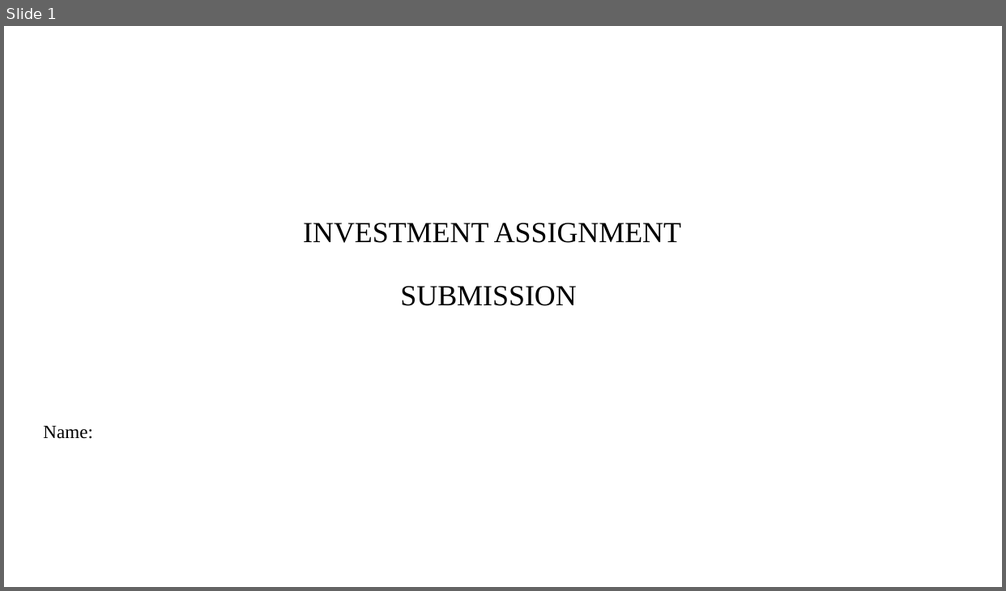
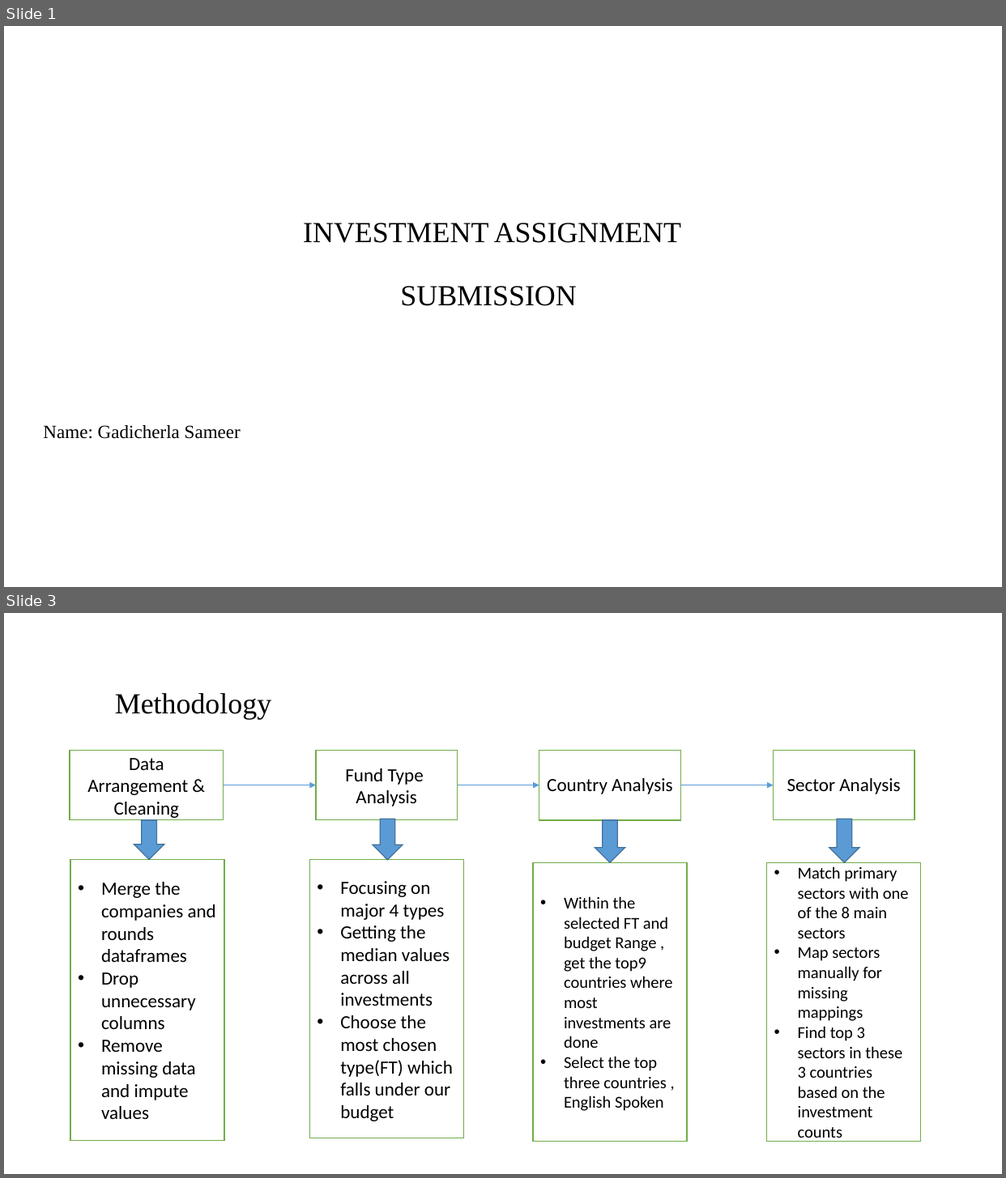
Before and after one commit to sameerg07/EDA_SparkFunds, a slide deck: Data/INVEST.pptx. Shown one above the other, each under a label of ours: slide 1 before the commit, slides 1 and 3 after it; the slides between them are not shown. The pictures are 1006x591 and 1006x1178 pixels, drawn with LibreOffice and Linux fonts; fonts in the diff are those of the drawing; background and template pictures are left out. Boxes give left, top, right and bottom in pixels: in the first picture for what was removed or moved away, otherwise in the second. Text is boxed around its words. In the diff, an @@ line names an element or a change of style, - is before the commit and + after.

```diff
--- a/Data/INVEST.pptx
+++ b/Data/INVEST.pptx
@@ slide 3 added at <box>4,613,1002,1174</box>, background #FFFFFF @@
@@ title added at <box>115,693,271,720</box>, 28 pt, text #000000 @@
+Methodology
@@ rectangle added at <box>70,750,224,820</box>, fill #FFFFFF, outline #70AD47 1 pt, 18 pt, text #000000 @@
+Data Arrangement & Cleaning
@@ rectangle added at <box>316,750,458,820</box>, fill #FFFFFF, outline #70AD47 1 pt, 18 pt, text #000000 @@
+Fund Type
+Analysis
@@ text added at <box>539,750,681,820</box>, fill #FFFFFF, outline #70AD47 1 pt, 18 pt, text #000000 @@
+Country Analysis
@@ rectangle added at <box>774,750,915,820</box>, fill #FFFFFF, outline #70AD47 1 pt, 18 pt, text #000000 @@
+Sector Analysis
@@ arrow added from (224, 786) to (316, 786), #5B9BD5 0.5 pt @@
@@ arrow added from (458, 786) to (539, 786), #5B9BD5 0.5 pt @@
@@ arrow added from (681, 786) to (774, 786), #5B9BD5 0.5 pt @@
@@ down arrow added at <box>134,820,164,860</box>, fill #5B9BD5, outline #43739E 1 pt @@
@@ down arrow added at <box>373,819,403,860</box>, fill #5B9BD5, outline #43739E 1 pt @@
@@ down arrow added at <box>594,820,624,863</box>, fill #5B9BD5, outline #43739E 1 pt @@
@@ down arrow added at <box>829,819,859,862</box>, fill #5B9BD5, outline #43739E 1 pt @@
@@ rectangle added at <box>70,859,225,1141</box>, fill #FFFFFF, outline #70AD47 1 pt, 18 pt, text #000000 @@
+• Merge the companies and rounds dataframes
+• Drop unnecessary columns
+• Remove missing data and impute values
@@ rectangle added at <box>309,860,463,1139</box>, fill #FFFFFF, outline #70AD47 1 pt, 18 pt, text #000000 @@
+• Focusing on major 4 types
+• Getting the median values across all investments
+• Choose the most chosen type(FT) which falls under our budget
@@ rectangle added at <box>533,863,688,1142</box>, fill #FFFFFF, outline #70AD47 1 pt, 16 pt, text #000000 @@
+• Within the selected FT and budget Range , get the top9 countries where most investments are done
+• Select the top three countries , English Spoken
@@ rectangle added at <box>767,863,921,1142</box>, fill #FFFFFF, outline #70AD47 1 pt, 16 pt, text #000000 @@
+• Match primary sectors with one of the 8 main sectors
+• Map sectors manually for missing mappings
+• Find top 3 sectors in these 3 countries based on the investment counts
@@ slide 1 changed as well @@
@@ subtitle at <box>43,425,241,439</box>: text changed @@
-Name:
+Name: Gadicherla Sameer
```
Also in this commit, not shown: 9 other slides added, 9 slides removed, 4 other files.
